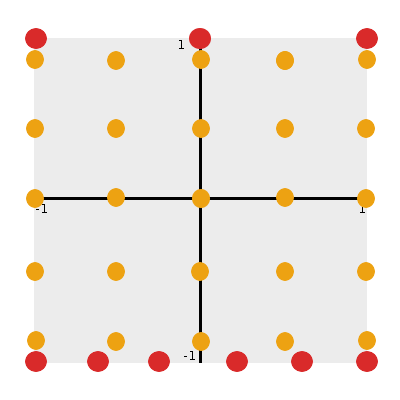
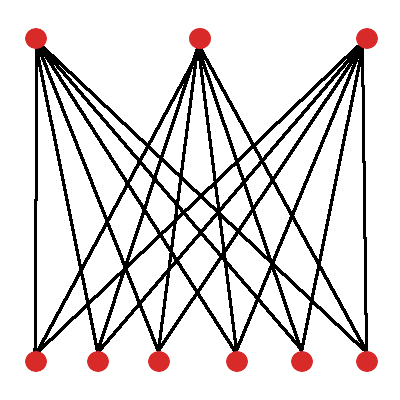
Before/after of a 400px x 400px layered artwork. What changed in the layer stack:
hid "5by5res" over [26,50,376,351]
hid "text" over [36,40,365,360]
added layer "fully_connected" above "blank_background" over [33,45,368,353]
added layer "blank_background" above "Background" over [26,38,376,363]
hid "Background" over [26,38,376,363]
